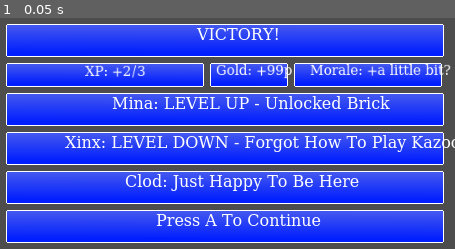
Above: before the commit, frame 1.
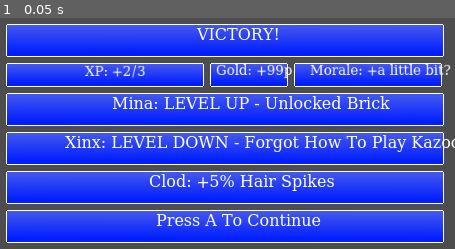
Above: after the commit, the same moment.

Repository: ludovino/BuiltToScale2024
Game: Godot game, scene res://ui/victory_screen_ui/victory_screen_ui.tscn
Same seed, same stepped clock (60 frames per second), same inputs: the game is played once before the commit and once after it. This scene is started directly instead of the project's main scene.
Inputs:
- Up to frame 1 (0.05 s): no input

The runs differ from the first frame. In frame 1, 1.5% of the frame differs, in the area x 27-79%, y 67-75%.

Commit message:
updated text on clod's description in victory screen

Diff:
--- a/ui/victory_screen_ui/victory_screen_ui.tscn
+++ b/ui/victory_screen_ui/victory_screen_ui.tscn
@@ -105,11 +105,11 @@
 
 [node name="Label" type="Label" parent="VBoxContainer/Panel4"]
 layout_mode = 0
-offset_left = 120.0
+offset_left = 144.0
 offset_top = 4.0
-offset_right = 346.0
+offset_right = 370.0
 offset_bottom = 44.0
-text = "Clod: Just Happy To Be Here"
+text = "Clod: +5% Hair Spikes"
 
 [node name="Panel5" type="Panel" parent="VBoxContainer"]
 custom_minimum_size = Vector2(23.72, 35)
